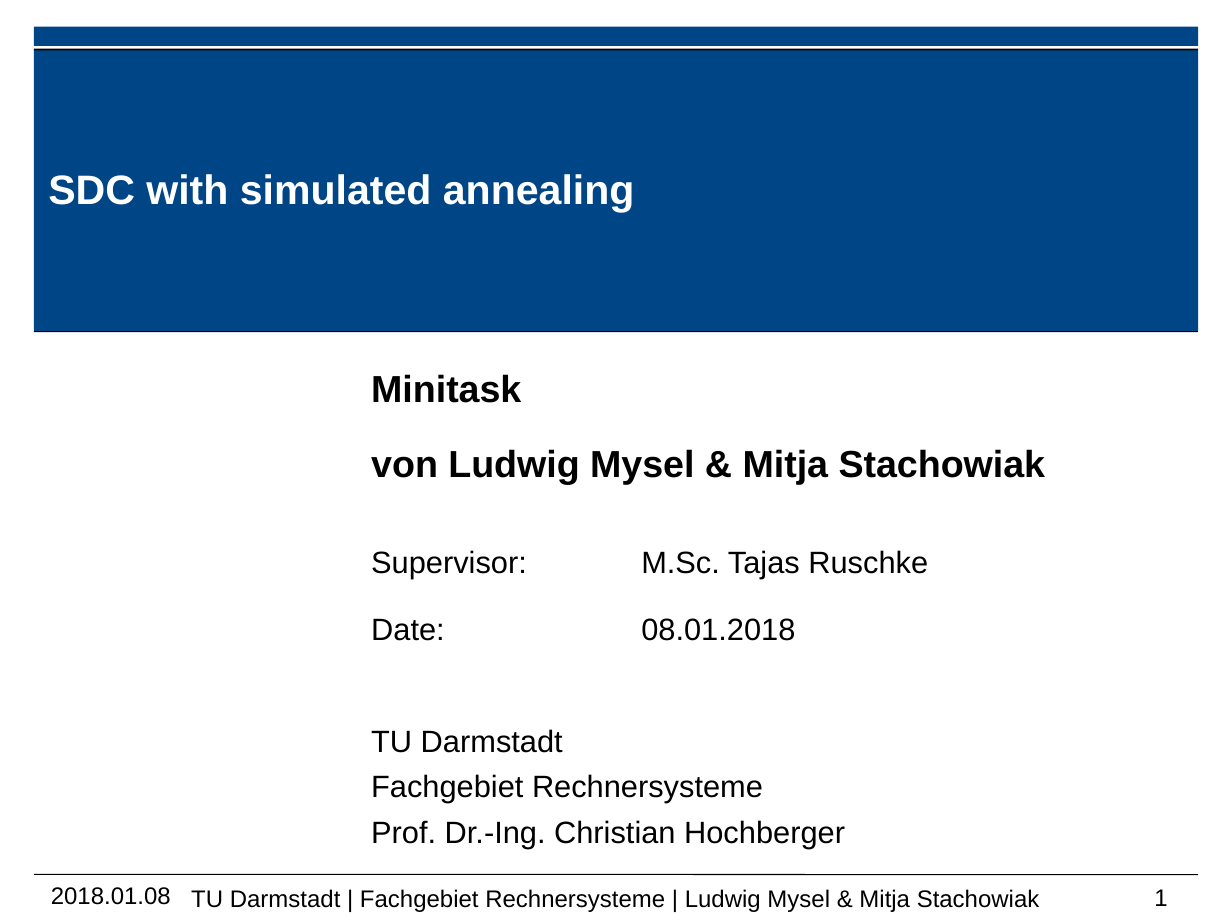
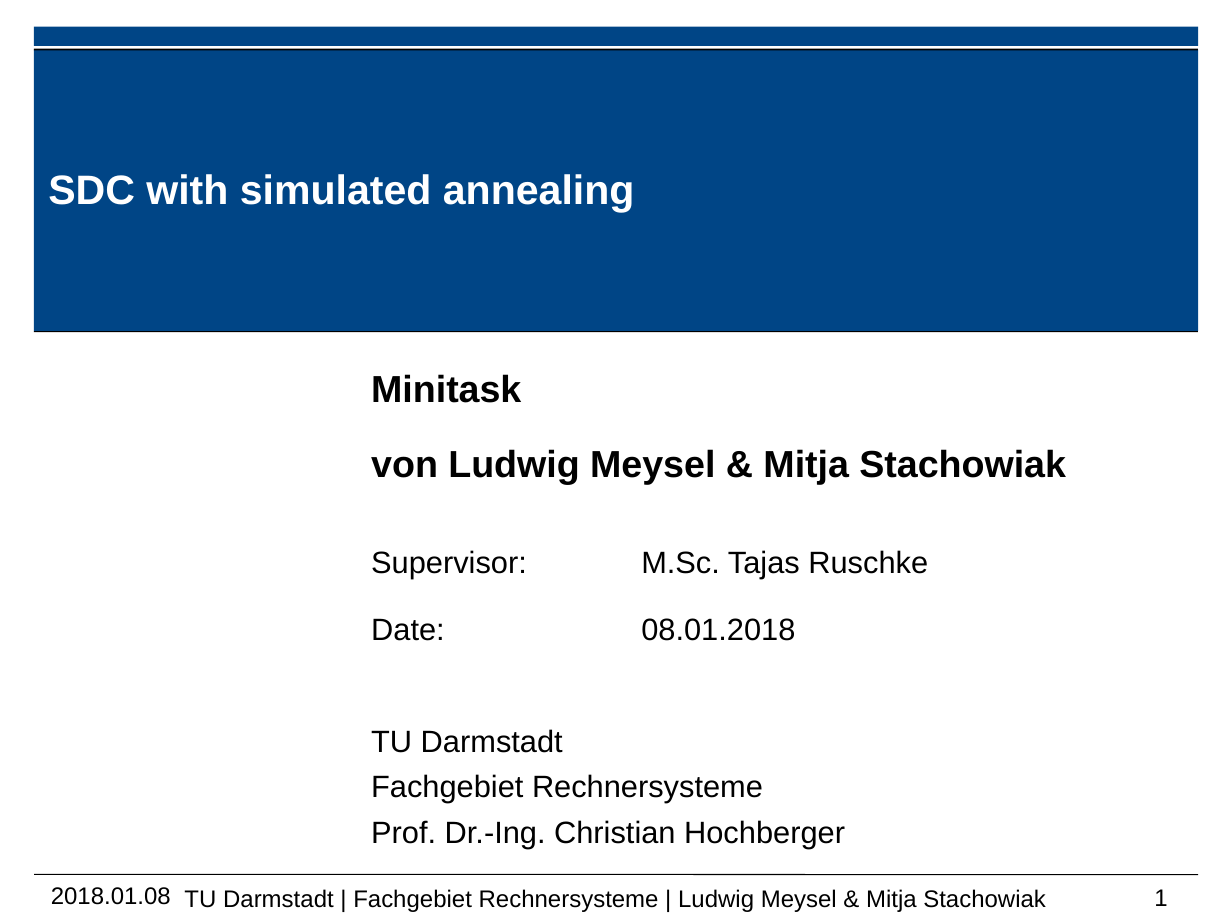
Before and after one commit to mitjastachowiak/SDC_SimulatedAnnealing, a slide deck: slide 1 of documentation/Presentation.odp. Drawn at 1232x924 pixels with LibreOffice and Linux fonts; fonts in the diff are those of the drawing; background and template pictures are left out. Boxes give left, top, right and bottom in pixels: in the first picture for what was removed or moved away, otherwise in the second. Text is boxed around its words. In the diff, an @@ line names an element or a change of style, - is before the commit and + after.

```diff
--- a/documentation/Presentation.odp
+++ b/documentation/Presentation.odp
@@ text at box(371, 449, 1066, 484): text changed @@
-von Ludwig Mysel & Mitja Stachowiak
+von Ludwig Meysel & Mitja Stachowiak
@@ text at box(184, 889, 1046, 912): text changed @@
-TU Darmstadt | Fachgebiet Rechnersysteme | Ludwig Mysel & Mitja Stachowiak
+TU Darmstadt | Fachgebiet Rechnersysteme | Ludwig Meysel & Mitja Stachowiak
```
Also in this commit, not shown: 3 slides added.
